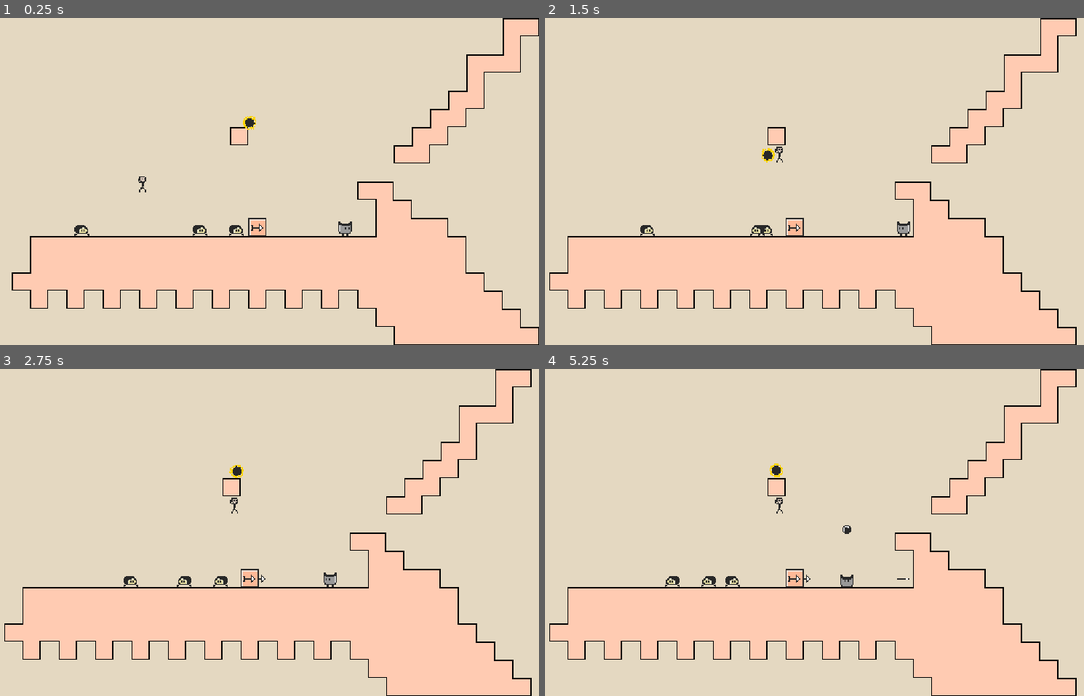
Above: before the commit, frames 1-4 (two rows, left to right).
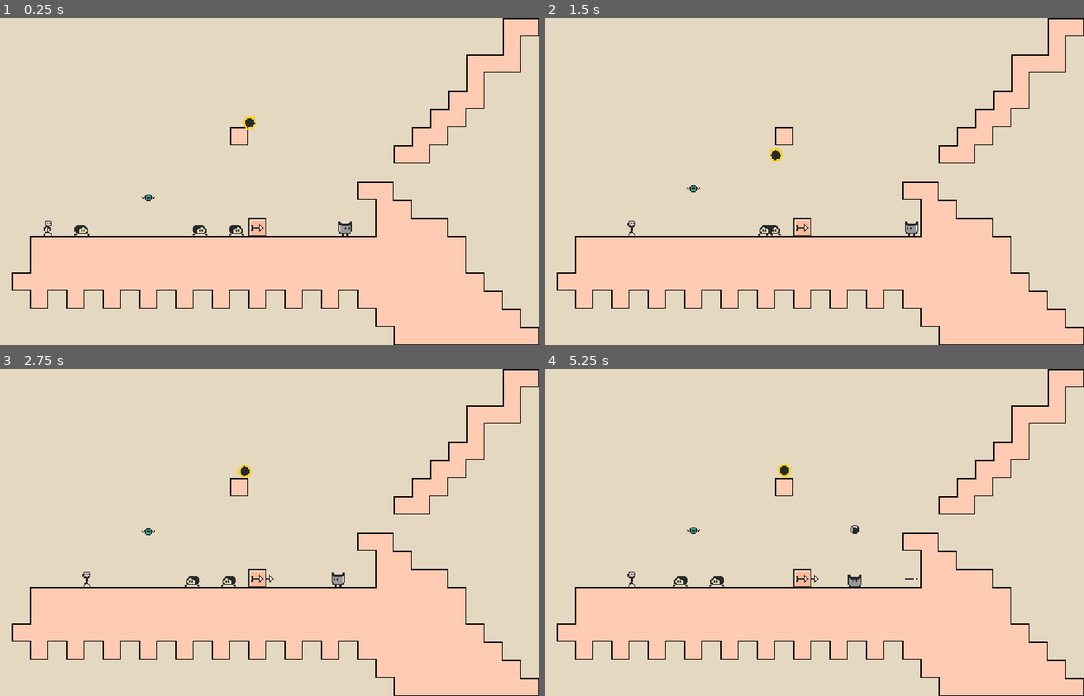
Above: after the commit, the same moments.

Repository: yannicka/ninja
Game: Godot game, scene res://src/Game.tscn
Same seed, same stepped clock (60 frames per second), same inputs: the game is played once before the commit and once after it.
Inputs (mouse positions are in pixels of both pictures, inside the frame that each line leads up to):
- Up to frame 1 (0.25 s): no input
- Up to frame 2 (1.5 s): move the mouse to (922, 165) at 0.52 s; hold Right (ui_right) from 0.53 s (still down); click (922, 165) at 0.67 s; tap Up (ui_up) at 0.77 s; move the mouse to (674, 197) at 1.27 s
- Up to frame 3 (2.75 s): tap Up (ui_up) at 1.52 s; move the mouse to (307, 460) at 2.02 s; release Right (ui_right) at 2.03 s; hold Left (ui_left) from 2.03 s (still down)
- Up to frame 4 (5.25 s): move the mouse to (765, 597) at 2.77 s; release Left (ui_left) at 2.78 s; hold Right (ui_right) 2.78-4.28 s; click (765, 597) at 2.92 s; tap Up (ui_up) at 3.02, 3.77, 4.52 s; move the mouse to (965, 581) at 3.52 s; move the mouse to (620, 483) at 4.27 s; hold Left (ui_left) 4.28-5.03 s; move the mouse to (819, 532) at 5.02 s; hold Right (ui_right) from 5.03 s (still down); click (819, 532) at 5.17 s

The runs differ from the first frame. In frame 1, less than 0.1% of the frame differs, in the area x 8-29%, y 48-67%; in frame 2, 5.6%; in frame 3, 5.8%; in frame 4, 5.8%, in the area x 0-100%, y 0-100%.

Commit message:
Ajout de Eye

Diff:
--- /dev/null
+++ b/src/Enemies/Eye.gd
@@ -0,0 +1,6 @@
+extends Node2D
+
+func _on_area_2d_body_entered(body):
+	if body.has_method("die_or_bounce"):
+		body.die_or_bounce()
+		queue_free()
--- a/src/Enemies/Eye.tscn
+++ b/src/Enemies/Eye.tscn
@@ -1,3 +1,92 @@
-[gd_scene format=3 uid="uid://b8mbslrey0adw"]
+[gd_scene load_steps=11 format=3 uid="uid://b8mbslrey0adw"]
+
+[ext_resource type="Script" path="res://src/Enemies/Eye.gd" id="1_l4aqx"]
+[ext_resource type="Texture2D" uid="uid://cuce11m0j3lf1" path="res://assets/layers.png" id="1_u6mxy"]
+
+[sub_resource type="AtlasTexture" id="AtlasTexture_sjkt5"]
+atlas = ExtResource("1_u6mxy")
+region = Rect2(0, 144, 16, 16)
+
+[sub_resource type="AtlasTexture" id="AtlasTexture_gedeg"]
+atlas = ExtResource("1_u6mxy")
+region = Rect2(16, 144, 16, 16)
+
+[sub_resource type="SpriteFrames" id="SpriteFrames_nve8d"]
+animations = [{
+"frames": [SubResource("AtlasTexture_sjkt5"), SubResource("AtlasTexture_gedeg")],
+"loop": true,
+"name": &"fly",
+"speed": 8.0
+}]
+
+[sub_resource type="CircleShape2D" id="CircleShape2D_d5w2h"]
+radius = 3.0
+
+[sub_resource type="CircleShape2D" id="CircleShape2D_xin3d"]
+radius = 2.0
+
+[sub_resource type="Animation" id="Animation_jojc4"]
+length = 0.001
+tracks/0/type = "value"
+tracks/0/imported = false
+tracks/0/enabled = true
+tracks/0/path = NodePath("CharacterBody2d:position")
+tracks/0/interp = 1
+tracks/0/loop_wrap = true
+tracks/0/keys = {
+"times": PackedFloat32Array(0),
+"transitions": PackedFloat32Array(1),
+"update": 0,
+"values": [Vector2(0, 0)]
+}
+
+[sub_resource type="Animation" id="Animation_1tmjw"]
+resource_name = "Fly"
+length = 2.0
+loop_mode = 1
+tracks/0/type = "value"
+tracks/0/imported = false
+tracks/0/enabled = true
+tracks/0/path = NodePath("CharacterBody2d:position")
+tracks/0/interp = 1
+tracks/0/loop_wrap = true
+tracks/0/keys = {
+"times": PackedFloat32Array(0, 1, 2),
+"transitions": PackedFloat32Array(-2, -2, -2),
+"update": 0,
+"values": [Vector2(0, 0), Vector2(0, -20), Vector2(0, 0)]
+}
+
+[sub_resource type="AnimationLibrary" id="AnimationLibrary_u7tpu"]
+_data = {
+"Fly": SubResource("Animation_1tmjw"),
+"RESET": SubResource("Animation_jojc4")
+}
 
 [node name="Eye" type="Node2D"]
+position = Vector2(0, -8)
+script = ExtResource("1_l4aqx")
+
+[node name="CharacterBody2d" type="CharacterBody2D" parent="."]
+
+[node name="AnimatedSprite2d" type="AnimatedSprite2D" parent="CharacterBody2d"]
+frames = SubResource("SpriteFrames_nve8d")
+animation = &"fly"
+playing = true
+
+[node name="CollisionShape2d" type="CollisionShape2D" parent="CharacterBody2d"]
+shape = SubResource("CircleShape2D_d5w2h")
+
+[node name="Area2d" type="Area2D" parent="CharacterBody2d"]
+collision_layer = 2
+
+[node name="CollisionShape2d2" type="CollisionShape2D" parent="CharacterBody2d/Area2d"]
+shape = SubResource("CircleShape2D_xin3d")
+
+[node name="AnimationPlayer" type="AnimationPlayer" parent="."]
+autoplay = "Fly"
+libraries = {
+"": SubResource("AnimationLibrary_u7tpu")
+}
+
+[connection signal="body_entered" from="CharacterBody2d/Area2d" to="." method="_on_area_2d_body_entered"]
--- a/src/Game.tscn
+++ b/src/Game.tscn
@@ -7,6 +7,7 @@
 [ext_resource type="PackedScene" uid="uid://dwm68wm1uvye0" path="res://src/Enemies/ArrowShooter.tscn" id="4_lxtq4"]
 [ext_resource type="PackedScene" uid="uid://bglxnt2n43w5b" path="res://src/Enemies/Ramper.tscn" id="6_6t880"]
 [ext_resource type="PackedScene" uid="uid://diubd83y28bnc" path="res://src/Enemies/Cannon.tscn" id="7_g5m1q"]
+[ext_resource type="PackedScene" uid="uid://b8mbslrey0adw" path="res://src/Enemies/Eye.tscn" id="8_hlijp"]
 
 [sub_resource type="RectangleShape2D" id="RectangleShape2D_537cd"]
 size = Vector2(256, 288)
@@ -21,7 +22,7 @@
 layer_0/tile_data = PackedInt32Array(786436, 0, 0, 786437, 65536, 0, 786438, 65536, 0, 786439, 65536, 0, 786440, 65536, …(2298 unchanged characters)…
 
 [node name="Player" parent="." instance=ExtResource("2_f4sv1")]
-position = Vector2(163, 115)
+position = Vector2(80, 184)
 
 [node name="Camera2d" type="Camera2D" parent="Player"]
 position = Vector2(12, 13)
@@ -69,5 +70,8 @@
 [node name="Cannon" parent="." instance=ExtResource("7_g5m1q")]
 position = Vector2(336, 184)
 
+[node name="Eye" parent="." instance=ExtResource("8_hlijp")]
+position = Vector2(168, 160)
+
 [connection signal="input_event" from="CanvasLayer/MoveArea" to="." method="_on_move_area_input_event"]
 [connection signal="input_event" from="CanvasLayer/JumpArea" to="." method="_on_jump_area_input_event"]
Not shown: 1 places in src/Game.tscn that only renumber resources
